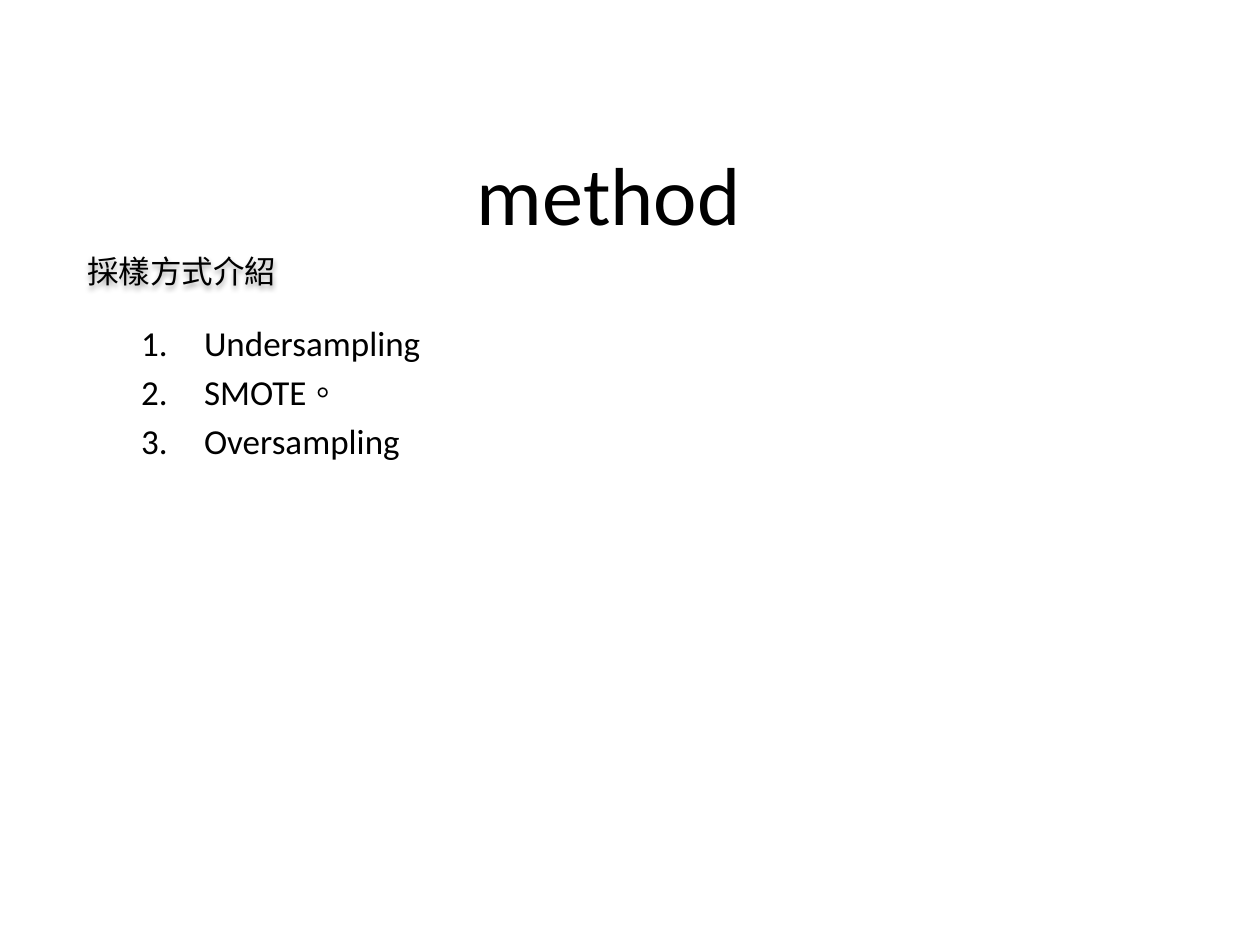
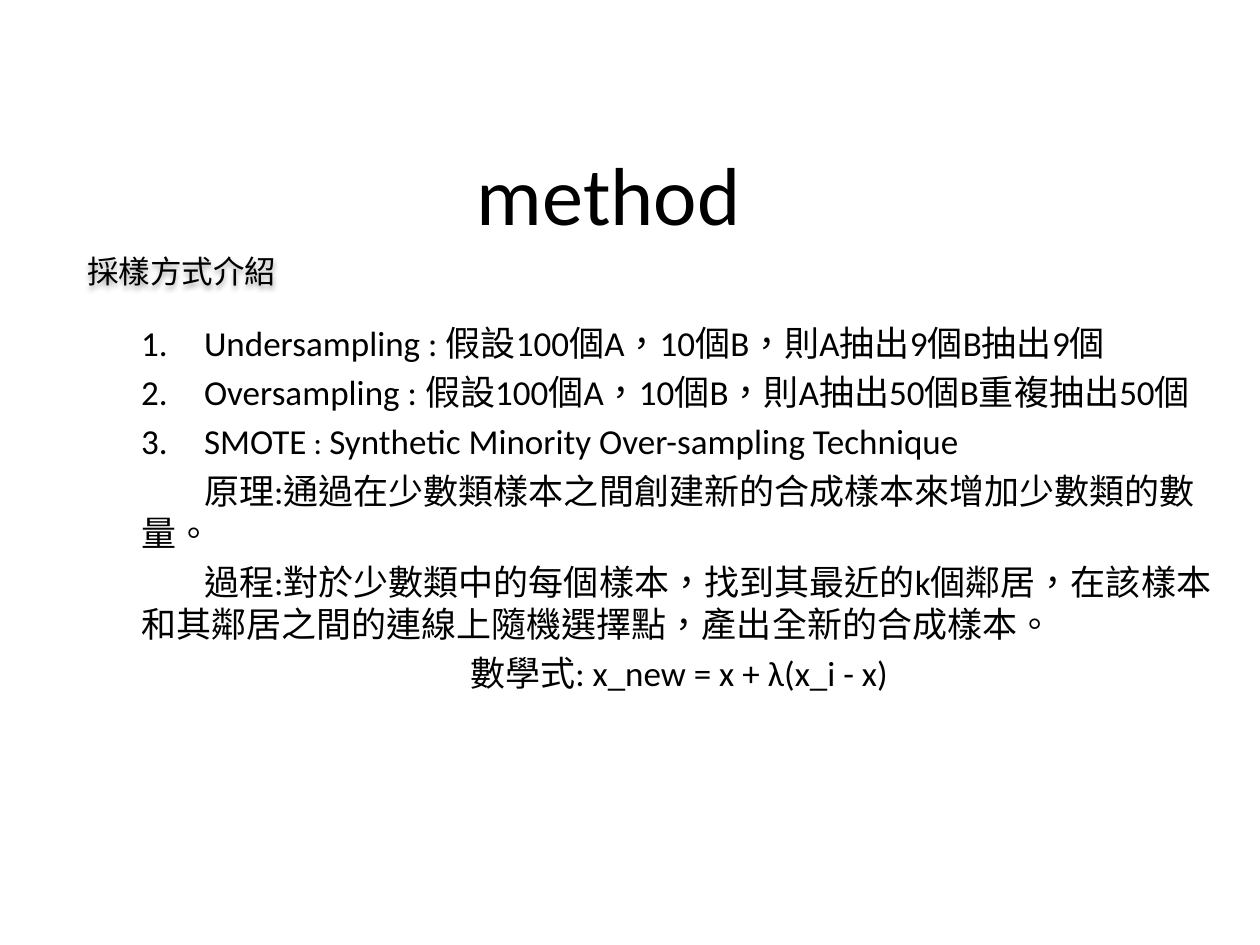
Before and after one commit to jasonfghx/lilicoco, a slide deck: slide 7 of 大學生/6哥FINAL1006.pptx. Drawn at 1260x945 pixels with LibreOffice and Linux fonts; fonts in the diff are those of the drawing. Boxes give left, top, right and bottom in pixels: in the first picture for what was removed or moved away, otherwise in the second. Text is boxed around its words. In the diff, an @@ line names an element or a change of style, - is before the commit and + after.

```diff
--- a/大學生/6哥FINAL1006.pptx
+++ b/大學生/6哥FINAL1006.pptx
@@ text at box(141, 326, 1211, 691): text changed @@
-1. Undersampling
-2. SMOTE。
-3. Oversampling
+1. Undersampling : 假設100個A，10個B，則A抽出9個B抽出9個
+2. Oversampling : 假設100個A，10個B，則A抽出50個B重複抽出50個
+3. SMOTE : Synthetic Minority Over-sampling Technique
+原理:通過在少數類樣本之間創建新的合成樣本來增加少數類的數 量。
+過程:對於少數類中的每個樣本，找到其最近的k個鄰居，在該樣本 和其鄰居之間的連線上隨機選擇點，產出全新的合成樣本。
+數學式: x_new = x + λ(x_i - x)
```
Also in this commit, not shown: 1 other slide changed.
